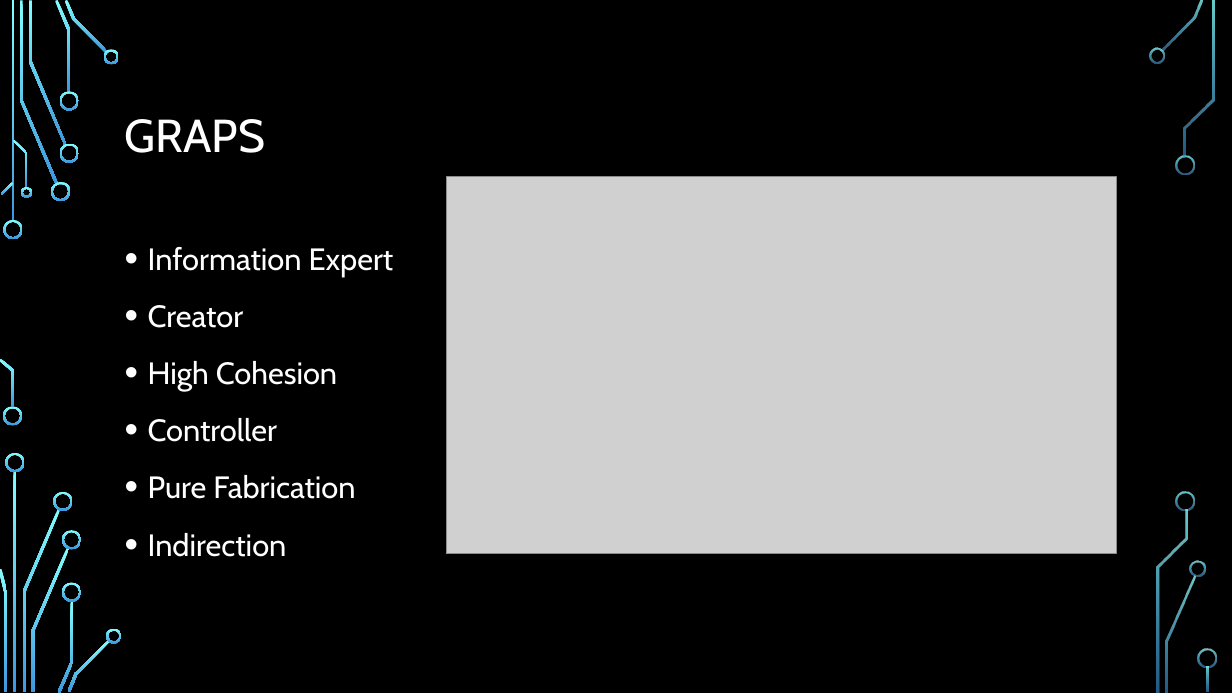
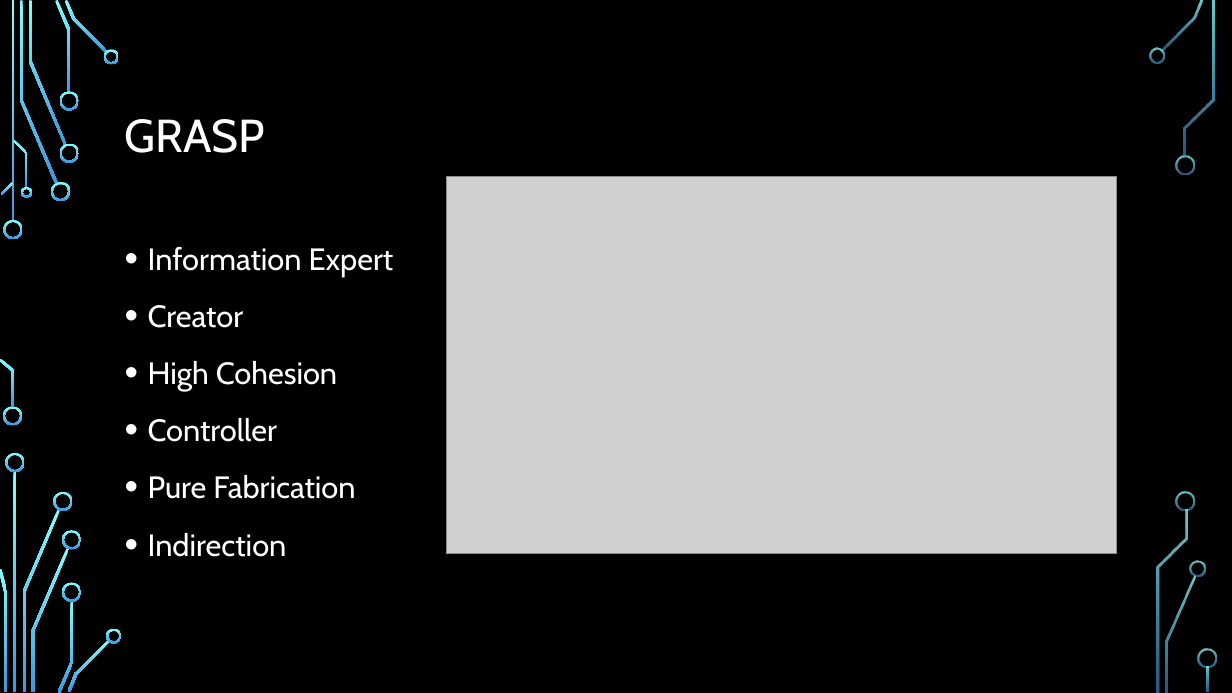
Before and after one commit to cameron1701/BaylorRPG, a slide deck: slide 5 of Iteration-3/Iteration 3 Presentation.pptx. Drawn at 1232x693 pixels with LibreOffice and Linux fonts; fonts in the diff are those of the drawing; grey boxes stand for pictures; background and template pictures are left out. Boxes give left, top, right and bottom in pixels: in the first picture for what was removed or moved away, otherwise in the second. Text is boxed around its words. In the diff, an @@ line names an element or a change of style, - is before the commit and + after.

```diff
--- a/Iteration-3/Iteration 3 Presentation.pptx
+++ b/Iteration-3/Iteration 3 Presentation.pptx
@@ title at <box>125,119,266,153</box>: text changed @@
-GRAPS
+GRASP
```
Also in this commit, not shown: 6 other files.
